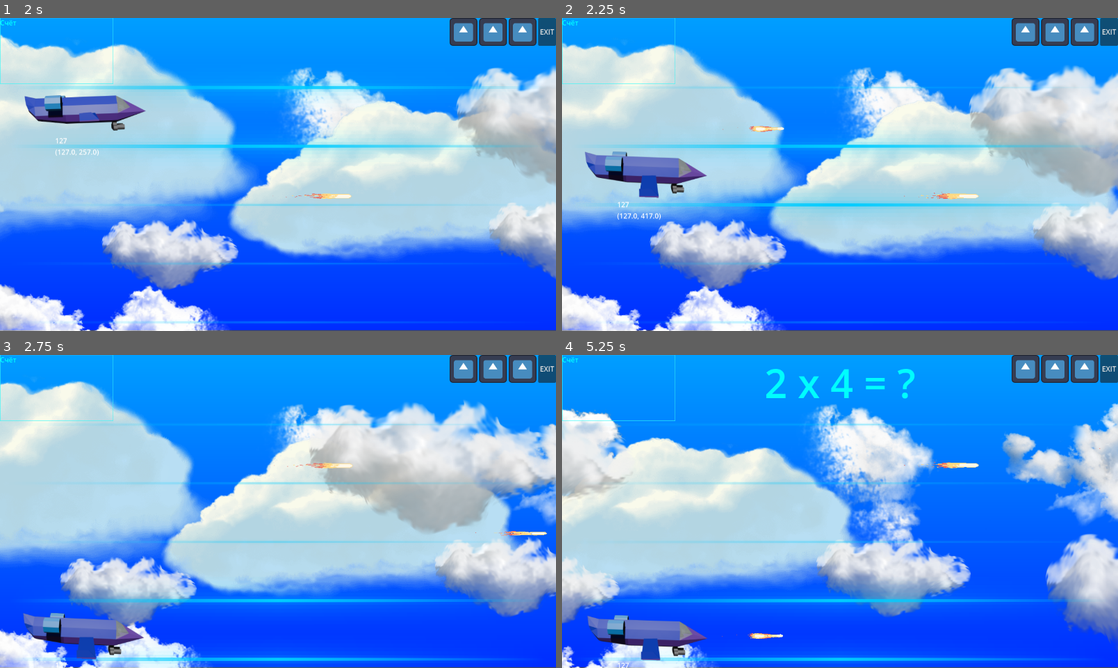
Above: before the commit, frames 1-4 (two rows, left to right).
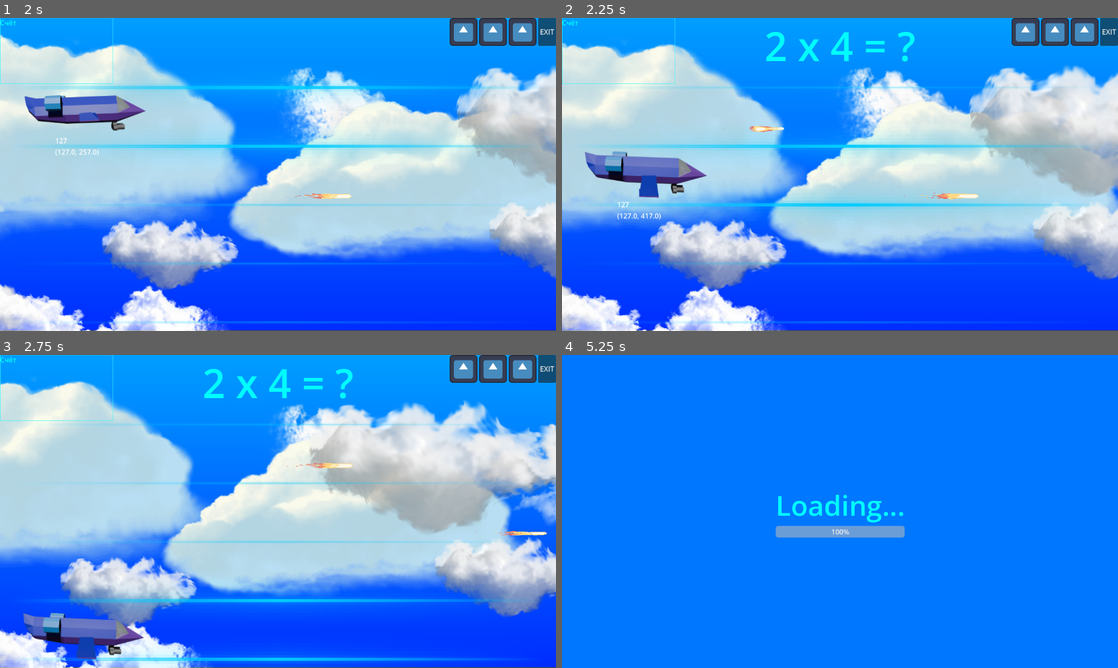
Above: after the commit, the same moments.

Repository: GGamezebo/quizmatik
Game: Godot game, scene res://main.tscn
The game is run twice, just before and just after one commit, with the same random seed, the same clock (stepped at 60 frames per second) and the same inputs. The engine's default icon, where the game draws it, is replaced by a stand-in: a white triangle on a blue panel in a dark square.
Inputs:
- Up to frame 1 (2 s): click "Старт" at 0.5 s; hold Up (ui_up) from 1.28 s (still down); tap Space (shoot) at 1.35 s
- Up to frame 2 (2.25 s): release Up (ui_up) at 2.03 s; hold Down (ui_down) from 2.03 s (still down); tap Space (shoot) at 2.1 s
- Up to frame 3 (2.75 s): keep holding Down (ui_down)
- Up to frame 4 (5.25 s): release Down (ui_down) at 2.78 s; hold Up (ui_up) 2.78-4.28 s; tap Space (shoot) every 0.75 s from 2.85 to 5.1 s; hold Down (ui_down) from 4.28 s (still down)

Frame 1 is identical in both runs. In frame 2, 0.6% of the frame differs, in the area x 36-64%, y 4-14%; in frame 3, 0.6%; in frame 4, 80%, in the area x 0-100%, y 0-100%.

Commit message:
Separated states refactoring

Diff:
--- a/src/contexts/game_context/game_context.tscn
+++ b/src/contexts/game_context/game_context.tscn
@@ -8,8 +8,11 @@
 [ext_resource type="Script" uid="uid://nrjrwaslqq0y" path="res://src/contexts/game_context/game_logic/game_manager.gd" id="6_q40ib"]
 [ext_resource type="Resource" uid="uid://bg11w4vfrn34r" path="res://src/contexts/game_context/game_events.tres" id="7_7ifmk"]
 [ext_resource type="PackedScene" uid="uid://cafp7vy16q1kc" path="res://src/features/answer/answer.tscn" id="7_e5mqp"]
+[ext_resource type="Script" uid="uid://cmbems0pu3ovc" path="res://src/contexts/game_context/game_logic/game_states/count_down_state.gd" id="8_7ifmk"]
 [ext_resource type="Resource" uid="uid://gld8eub23u54" path="res://src/contexts/root_events.tres" id="8_xkl2s"]
+[ext_resource type="Script" uid="uid://bcoffunfcj6lw" path="res://src/contexts/game_context/game_logic/game_states/game_state.gd" id="9_irda4"]
 [ext_resource type="Script" uid="uid://dcrpw105eqlxa" path="res://src/contexts/game_context/game_logic/shot_manager.gd" id="10_0hyv8"]
+[ext_resource type="Script" uid="uid://c12eynxqm0o4m" path="res://src/contexts/game_context/game_logic/game_states/end_game_state.gd" id="10_jud5q"]
 [ext_resource type="PackedScene" uid="uid://bwyvda87ui0x5" path="res://src/features/shot/shot.tscn" id="11_ug3i8"]
 [ext_resource type="PackedScene" uid="uid://bcowytgx55cwf" path="res://src/features/explosion/explosion.tscn" id="12_587mb"]
 [ext_resource type="Script" uid="uid://bm2tjky763w3k" path="res://src/contexts/game_context/ui/hud.gd" id="12_lu6cl"]
@@ -47,14 +50,26 @@
 [node name="Player" parent="." unique_id=216453935 instance=ExtResource("4_3f67i")]
 position = Vector2(200, 450)
 
-[node name="GameManager" type="Node" parent="." unique_id=1898191257 node_paths=PackedStringArray("player", "area", "gameConfig")]
+[node name="GameManager" type="Node" parent="." unique_id=1898191257 node_paths=PackedStringArray("states", "player", "area")]
 script = ExtResource("6_q40ib")
+states = [NodePath("CountDownState"), NodePath("GameState"), NodePath("EndGameState")]
 player = NodePath("../Player")
 area = NodePath("../GameArea")
-gameConfig = NodePath("../GameConfig")
+
+[node name="CountDownState" type="Node" parent="GameManager" unique_id=312648269]
+script = ExtResource("8_7ifmk")
+
+[node name="GameState" type="Node" parent="GameManager" unique_id=1143929338 node_paths=PackedStringArray("player", "area", "gameConfig")]
+script = ExtResource("9_irda4")
+player = NodePath("../../Player")
+area = NodePath("../../GameArea")
+gameConfig = NodePath("../../GameConfig")
 answerScene = ExtResource("7_e5mqp")
 game_events = ExtResource("7_7ifmk")
 root_events = ExtResource("8_xkl2s")
+
+[node name="EndGameState" type="Node" parent="GameManager" unique_id=265268692]
+script = ExtResource("10_jud5q")
 
 [node name="Controllers" type="Node" parent="." unique_id=1335740013]
 
@@ -98,7 +113,7 @@
 gameArea = NodePath("../../GameArea")
 gameManager = NodePath("../../GameManager")
 
-[node name="Answer" type="Label" parent="HUD" unique_id=1842566219]
+[node name="Question" type="Label" parent="HUD" unique_id=1842566219]
 anchors_preset = 5
 anchor_left = 0.5
 anchor_right = 0.5
@@ -118,11 +133,11 @@
 offset_bottom = 40.0
 grow_horizontal = 0
 
-[node name="Health" type="HBoxContainer" parent="HUD/HBoxContainer" unique_id=2085066688 node_paths=PackedStringArray("gameManager")]
+[node name="Health" type="HBoxContainer" parent="HUD/HBoxContainer" unique_id=2085066688 node_paths=PackedStringArray("gameStae")]
 layout_mode = 2
 script = ExtResource("15_6ktr1")
 game_events = ExtResource("7_7ifmk")
-gameManager = NodePath("../../../GameManager")
+gameStae = NodePath("../../../GameManager/GameState")
 helthSprite = ExtResource("17_emdi4")
 
 [node name="Exit" type="Button" parent="HUD/HBoxContainer" unique_id=1598725368]
@@ -130,5 +145,5 @@
 text = "EXIT"
 
 [connection signal="evShoot" from="Player" to="Controllers/ShotManager" method="_on_player_ev_shoot"]
-[connection signal="ev_question_changed" from="GameManager" to="HUD/Answer" method="_on_game_manager_ev_question_changed"]
+[connection signal="ev_question_changed" from="GameManager/GameState" to="HUD/Question" method="_on_game_state_ev_question_changed"]
 [connection signal="button_down" from="HUD/HBoxContainer/Exit" to="HUD" method="_on_exit_button_down"]
--- a/src/contexts/game_context/game_logic/game_manager.gd
+++ b/src/contexts/game_context/game_logic/game_manager.gd
@@ -2,14 +2,10 @@
 extends Node
 
 signal ev_selected_lane_changed
-signal ev_question_changed
 
+@export var states: Array[StateBase]
 @export var player: Player
 @export var area: GameArea
-@export var gameConfig: GameConfig
-@export var answerScene: PackedScene
-@export var game_events: GameEvents
-@export var root_events: RootEvents
 
 var fsm:FSM
 var time:float = 0.0
@@ -19,34 +15,19 @@
 				selected_lane = value
 				ev_selected_lane_changed.emit()
 
-var question: QuizQuestion.Question:
-	set(new_question):
-		question = new_question
-		ev_question_changed.emit(question)
-
-@onready var health:int = gameConfig.health:
-	set(new_value):
-		if health != new_value:
-			health = new_value
-			game_events.ev_health_changed.emit(health)
-			if health == 0:
-				root_events.ev_exit_game.emit()
 
 func _ready() -> void:
+	for state in states:
+		state.initialize(self)
+
 	fsm = FSM.new({
-		"initial": {"state": CountDown.get_state()},
+		"initial": {"state": CountDownState.get_state()},
 		"transitions": [
-			{"src": CountDown.get_state(), "dst": Game.get_state(), "event": "ev_start_game"},
-			{"src": Game.get_state(), "dst": EndGame.get_state(), "event": "ev_end_game"},
-			{"src": EndGame.get_state(), "dst": CountDown.get_state(), "event": "ev_restart"},
-			{"src": EndGame.get_state(), "dst": Exit.get_state(), "event": "ev_exit"},
+			{"src": CountDownState.get_state(), "dst": GameState.get_state(), "event": "ev_start_game"},
+			{"src": GameState.get_state(), "dst": EndGameState.get_state(), "event": "ev_end_game"},
+			{"src": EndGameState.get_state(), "dst": CountDownState.get_state(), "event": "ev_restart"},
 		],
-		"states": [
-			CountDown.new(self),
-			Game.new(self),
-			EndGame.new(self),
-			Exit.new(self),
-		],
+		"states": states,
 	})
 
 func _exit_tree() -> void:
@@ -55,116 +36,3 @@
 func _process(delta: float) -> void:
 	time += delta
 	selected_lane = area.getLine(player.position)
-
-
-class GameState extends FSMState:
-	static func get_state() -> String:
-		return ''
-
-	var game_mamager: GameManager
-	var event_listener = EventListener.new()
-
-	func _init(_game_mamager: GameManager) -> void:
-		super(get_state())
-		self.game_mamager = _game_mamager
-
-	func deinit() -> void:
-		event_listener.deinit()
-		game_mamager = null
-
-
-class CountDown extends GameState:
-	static func get_state() -> String:
-		return 'CountDown'
-
-	func enter(_prev_state: FSMState, _event_data: Dictionary):
-		await game_mamager.get_tree().create_timer(4.0).timeout
-		if game_mamager == null:
-			return
-		add_event('ev_start_game')
-
-class Game extends GameState:
-	static func get_state() -> String:
-		return 'Game'
-
-	var options: Array[Answer] = []
-
-	func _init(_game_mamager: GameManager) -> void:
-		super(_game_mamager)
-
-	func deinit() -> void:
-		for option in options:
-			option.queue_free()
-		options.clear()
-		super.deinit()
-
-	func enter(_prev_state: FSMState, _event_data: Dictionary):
-		super.enter(_prev_state, _event_data)
-		event_listener.add(game_mamager.game_events.ev_explosion, _on_event_manager_ev_explosion)
-		event_listener.add(game_mamager.player.ev_player_colladed, _on_player_colladed)
-		_makeNewRound()
-
-	func leave(_event_data: Dictionary) -> void:
-		event_listener.deinit()
-
-	func _on_event_manager_ev_explosion(answer: Answer) -> void:
-		if answer.value == game_mamager.question.correct_answer:
-			_kill_all_answers()
-		else:
-			var index:int = options.find(answer)
-			if index != -1:
-				game_mamager.health -= 1
-				options.remove_at(index)
-			answer.take_damage()
-
-	func _makeNewRound() -> void:
-		game_mamager.question = QuizQuestion.generate_question(game_mamager.gameConfig)
-		await game_mamager.get_tree().create_timer(1.0).timeout
-		if game_mamager == null:
-			return
-		_makeAnswers()
-
-	func _makeAnswers() -> void:
-		var area: GameArea = game_mamager.area
-		var question: QuizQuestion.Question = game_mamager.question
-		var gameConfig: GameConfig = game_mamager.gameConfig
-		var lines = area.getLines()
-		for index in range(len(question.options)):
-			var option:int = question.options[index]
-			var answer:Answer = game_mamager.answerScene.instantiate()
-			var line: Rect2 = lines[index]
-			var x:float = area.gameplay_area.end.x + 120
-			var y:float = line.position.y + line.size.y / 2.0
-			answer.position.x = x
-			answer.position.y = x
-			answer.setup(x, y, option, gameConfig.answer_speed)
-			answer.ev_killed.connect(_on_answer_killed)
-			options.append(answer)
-			game_mamager.owner.add_child.call_deferred(answer)
-
-	func _kill_all_answers():
-		for option in options.duplicate():
-			option.take_damage()
-
-	func _on_player_colladed(_player:Player, answer: Answer) -> void:
-		if answer.value == game_mamager.question.correct_answer:
-			_kill_all_answers()
-		else:
-			var index:int = options.find(answer)
-			if index != -1:
-				game_mamager.health -= 1
-				_kill_all_answers()
-
-	func _on_answer_killed(answer:Answer):
-		options.erase(answer)
-		if len(options) == 0:
-			_makeNewRound()
-
-class EndGame extends GameState:
-	static func get_state() -> String:
-		return 'EndGame'
-
-
-class Exit extends GameState:
-	static func get_state() -> String:
-		return 'Exit'
--- /dev/null
+++ b/src/contexts/game_context/game_logic/game_states/count_down_state.gd
@@ -0,0 +1,11 @@
+class_name CountDownState
+extends StateBase
+
+static func get_state() -> String:
+	return 'CountDown'
+
+func enter(_prev_state: FSMState, _event_data: Dictionary):
+	await game_mamager.get_tree().create_timer(1.0).timeout
+	if game_mamager == null:
+		return
+	add_event('ev_start_game')
--- /dev/null
+++ b/src/contexts/game_context/game_logic/game_states/end_game_state.gd
@@ -0,0 +1,5 @@
+class_name EndGameState
+extends StateBase
+
+static func get_state() -> String:
+	return 'EndGame'
--- /dev/null
+++ b/src/contexts/game_context/game_logic/game_states/game_state.gd
@@ -0,0 +1,93 @@
+class_name GameState
+extends StateBase
+
+signal ev_question_changed(question: QuizQuestion.Question)
+
+static func get_state() -> String:
+	return 'Game'
+
+@export var player: Player
+@export var area: GameArea
+@export var gameConfig: GameConfig
+@export var answerScene: PackedScene
+@export var game_events: GameEvents
+@export var root_events: RootEvents
+
+var options: Array[Answer] = []
+var question: QuizQuestion.Question:
+	set(new_question):
+		question = new_question
+		ev_question_changed.emit(question)
+
+@onready var health:int = gameConfig.health:
+	set(new_value):
+		if health != new_value:
+			health = new_value
+			game_events.ev_health_changed.emit(health)
+			if health == 0:
+				root_events.ev_exit_game.emit()
+
+func deinit() -> void:
+	for option in options:
+		option.queue_free()
+	options.clear()
+	super.deinit()
+
+func enter(_prev_state: FSMState, _event_data: Dictionary):
+	super.enter(_prev_state, _event_data)
+	event_listener.add(game_events.ev_explosion, _on_event_manager_ev_explosion)
+	event_listener.add(player.ev_player_colladed, _on_player_colladed)
+	_makeNewRound()
+
+func leave(_event_data: Dictionary) -> void:
+	event_listener.deinit()
+
+func _on_event_manager_ev_explosion(answer: Answer) -> void:
+	if answer.value == question.correct_answer:
+		_kill_all_answers()
+	else:
+		var index:int = options.find(answer)
+		if index != -1:
+			health -= 1
+			options.remove_at(index)
+		answer.take_damage()
+
+func _makeNewRound() -> void:
+	question = QuizQuestion.generate_question(gameConfig)
+	await game_mamager.get_tree().create_timer(1.0).timeout
+	if game_mamager == null:
+		return
+	_makeAnswers()
+
+func _makeAnswers() -> void:
+	var lines = area.getLines()
+	for index in range(len(question.options)):
+		var option:int = question.options[index]
+		var answer:Answer = answerScene.instantiate()
+		var line: Rect2 = lines[index]
+		var x:float = area.gameplay_area.end.x + 120
+		var y:float = line.position.y + line.size.y / 2.0
+		answer.position.x = x
+		answer.position.y = x
+		answer.setup(x, y, option, gameConfig.answer_speed)
+		answer.ev_killed.connect(_on_answer_killed)
+		options.append(answer)
+		game_mamager.owner.add_child.call_deferred(answer)
+
+func _kill_all_answers():
+	for option in options.duplicate():
+		option.take_damage()
+
+func _on_player_colladed(_player:Player, answer: Answer) -> void:
+	if answer.value == question.correct_answer:
+		_kill_all_answers()
+	else:
+		var index:int = options.find(answer)
+		if index != -1:
+			health -= 1
+			_kill_all_answers()
+
+func _on_answer_killed(answer:Answer):
+	options.erase(answer)
+	if len(options) == 0:
+		_makeNewRound()
--- /dev/null
+++ b/src/contexts/game_context/game_logic/game_states/state_base.gd
@@ -0,0 +1,18 @@
+class_name StateBase
+extends FSMState
+
+static func get_state() -> String:
+	return ''
+
+var game_mamager: GameManager
+var event_listener = EventListener.new()
+
+func _init() -> void:
+	super(get_state())
+
+func initialize(_game_mamager: GameManager) -> void:
+	self.game_mamager = _game_mamager
+
+func deinit() -> void:
+	event_listener.deinit()
+	game_mamager = null
--- a/src/contexts/game_context/ui/answer_label.gd
+++ b/src/contexts/game_context/ui/answer_label.gd
@@ -1,5 +1,4 @@
 extends Label
 
-
-func _on_game_manager_ev_question_changed(question) -> void:
+func _on_game_state_ev_question_changed(question: QuizQuestion.Question) -> void:
 	text = question.text
--- a/src/contexts/game_context/ui/ui_health.gd
+++ b/src/contexts/game_context/ui/ui_health.gd
@@ -1,7 +1,7 @@
 extends HBoxContainer
 
 @export var game_events:GameEvents
-@export var gameManager:GameManager
+@export var gameStae:GameState
 @export var helthSprite:Texture2D
 
 
@@ -14,7 +14,7 @@
 
 
 func _updateState() -> void:
-	var health:int = gameManager.health
+	var health:int = gameStae.health
 	var child_count:int = get_child_count()
 	var count:int = health - child_count
 	var action = createHealth if count > 0 else removeHealth
Not shown, added: src/contexts/game_context/game_logic/game_states/count_down_state.gd.uid
Not shown, added: src/contexts/game_context/game_logic/game_states/end_game_state.gd.uid
Not shown, added: src/contexts/game_context/game_logic/game_states/game_state.gd.uid
Not shown, added: src/contexts/game_context/game_logic/game_states/state_base.gd.uid
